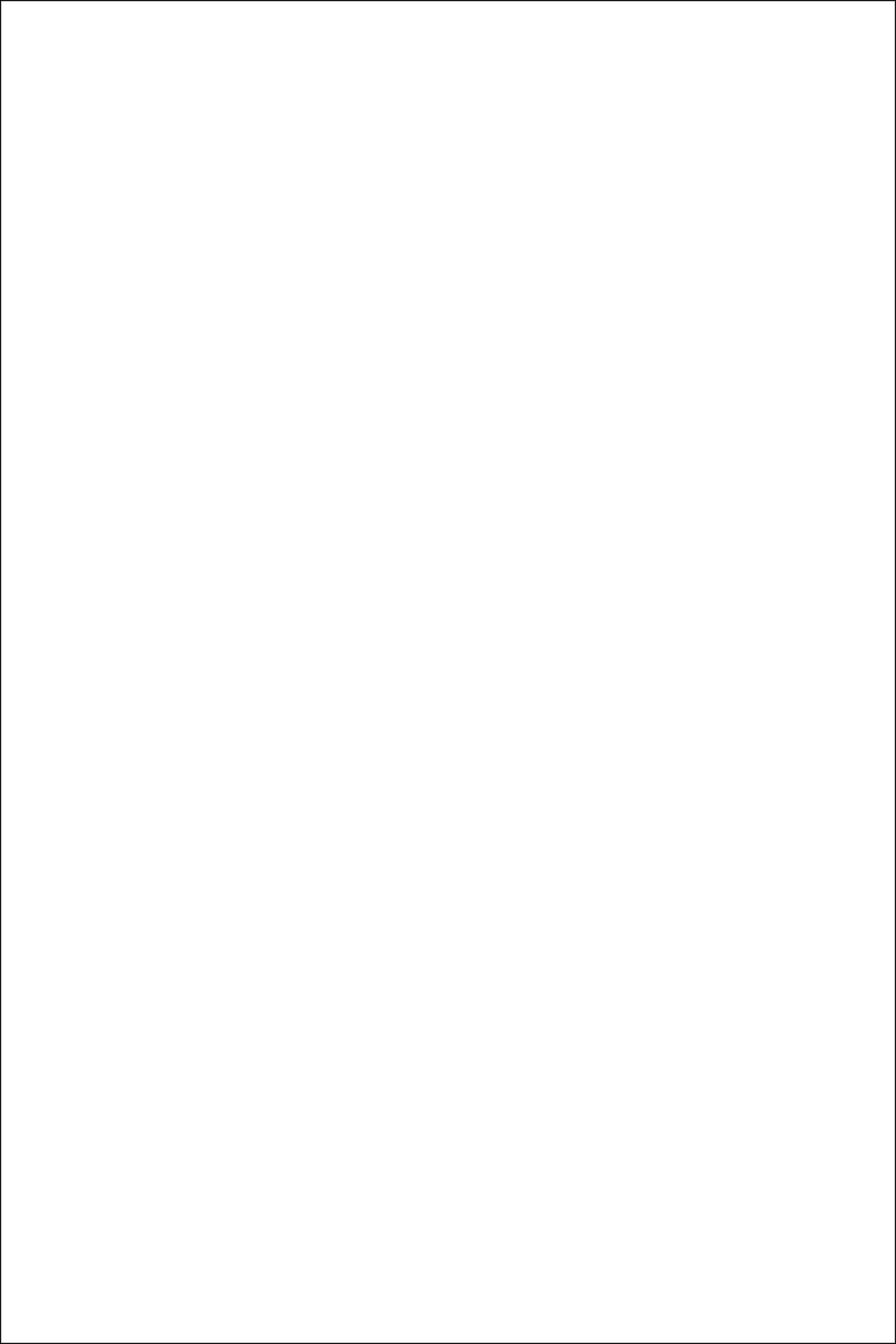
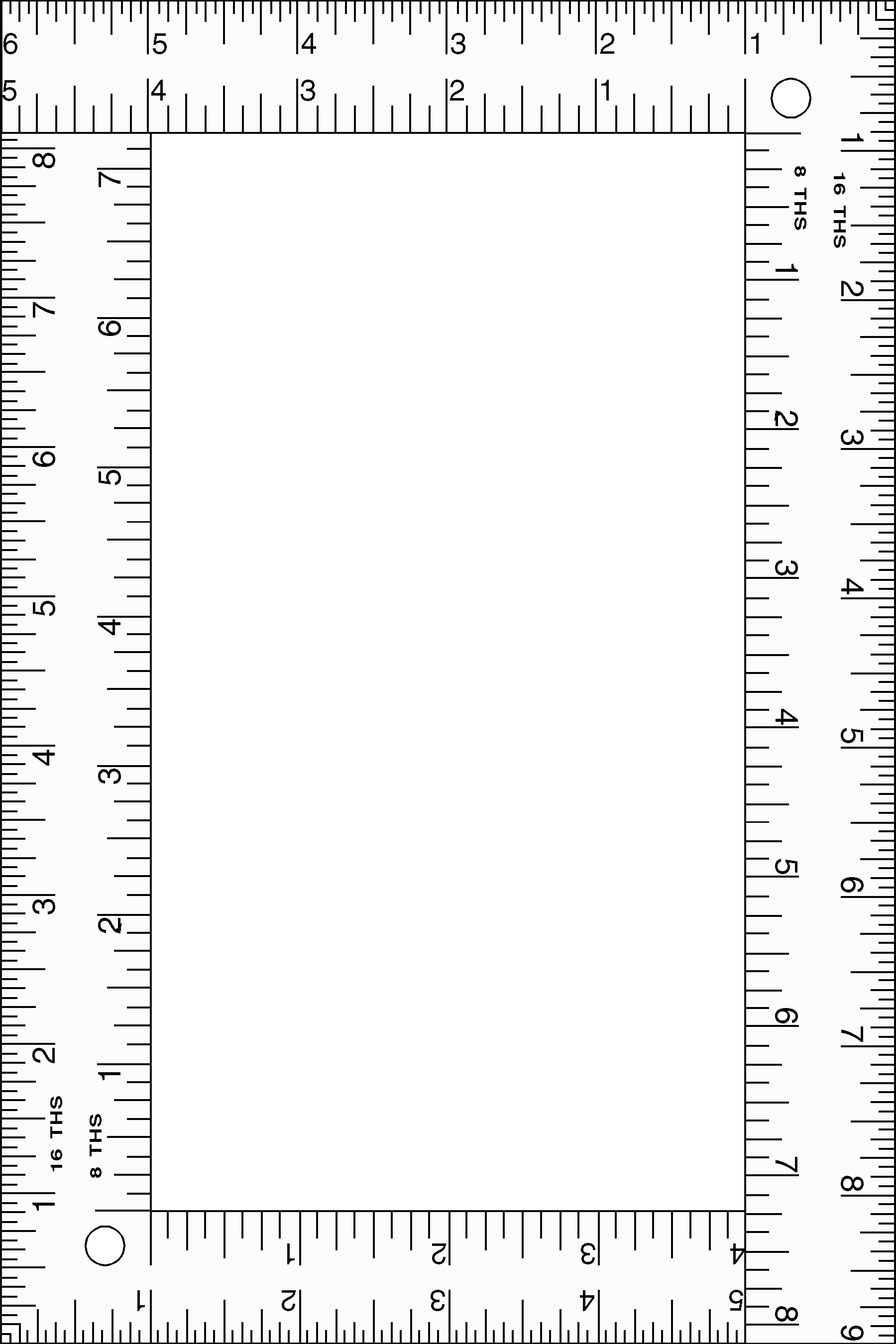
Layer changes from the first 896×1344 image to the second:
painted on "foreground" over <box>0,0,896,1344</box>
